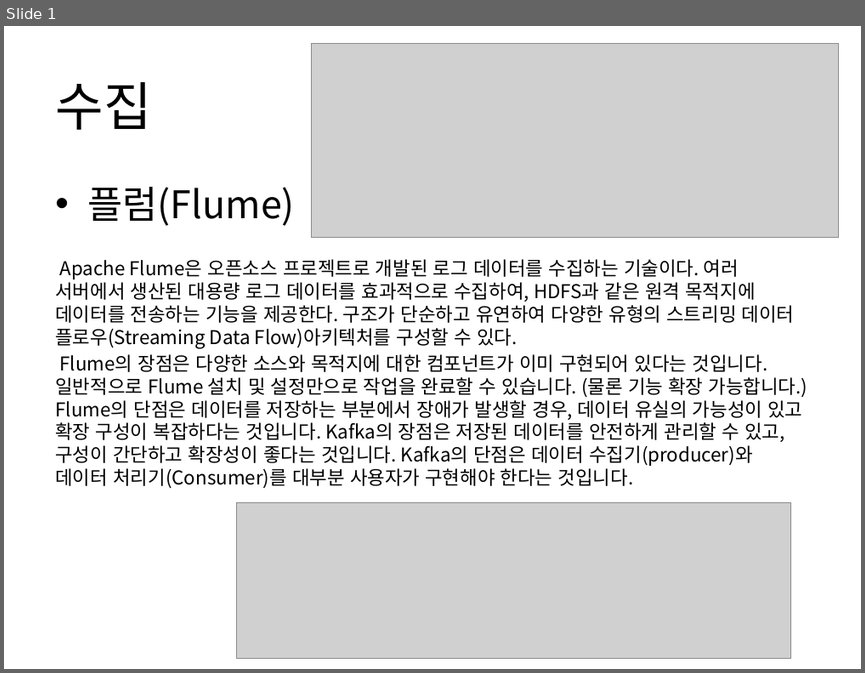
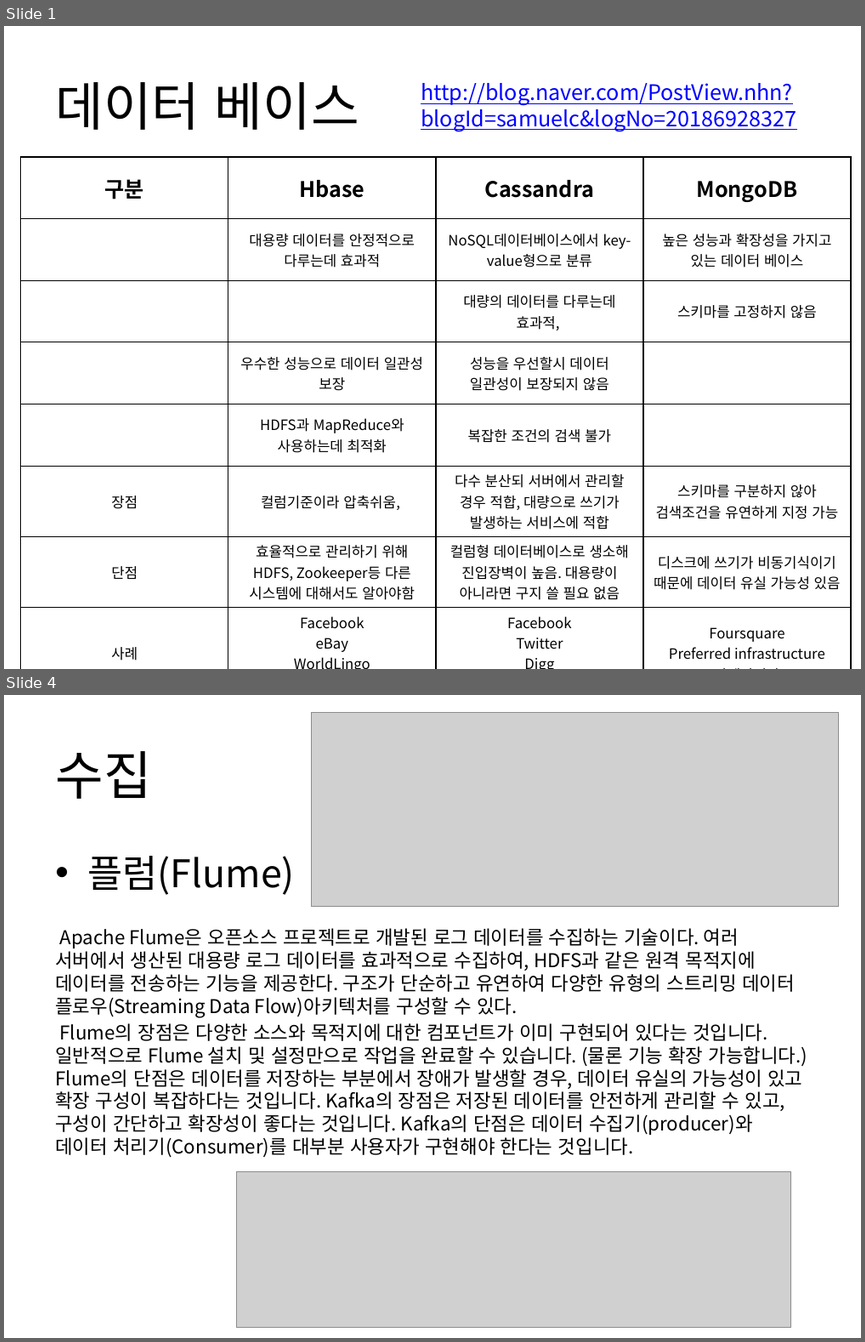
Before and after one commit to Heechul90/BigData_Project, a slide deck: 하둡에코시스템.pptx. Shown one above the other, each under a label of ours: slide 1 before the commit, slides 1 and 4 after it; the slides between them are not shown. The pictures are 865x673 and 865x1342 pixels, drawn with LibreOffice and Linux fonts; fonts in the diff are those of the drawing; grey boxes stand for pictures. Boxes give left, top, right and bottom in pixels: in the first picture for what was removed or moved away, otherwise in the second. Text is boxed around its words. In the diff, an @@ line names an element or a change of style, - is before the commit and + after.

```diff
--- a/하둡에코시스템.pptx
+++ b/하둡에코시스템.pptx
@@ slide 1 added at box(4, 26, 861, 669), background #FFFFFF @@
@@ text added at box(55, 82, 359, 130), 44 pt, text #000000 @@
+데이터 베이스
@@ text added at box(420, 83, 797, 131), 18 pt, text #0000FF, underline @@
+http://blog.naver.com/PostView.nhn?blogId=samuelc&logNo=20186928327
@@ table added at box(21, 157, 851, 667), 8 rows, 4 columns @@
+구분 | Hbase | Cassandra | MongoDB
+ | 대용량 데이터를 안정적으로 다루는데 효과적 | NoSQL데이터베이스에서 key-value형으로 분류 | 높은 성능과 확장성을 가지고 있는 데이터 베이스
+ |  | 대량의 데이터를 다루는데 효과적, | 스키마를 고정하지 않음
+ | 우수한 성능으로 데이터 일관성 보장 | 성능을 우선할시 데이터 일관성이 보장되지 않음 | 
+ | HDFS과 MapReduce와 사용하는데 최적화 | 복잡한 조건의 검색 불가 | 
+장점 | 컬럼기준이라 압축쉬움, | 다수 분산되 서버에서 관리할 경우 적합, 대량으로 쓰기가 발생하는 서비스에 적합 | 스키마를 구분하지 않아 검색조건을 유연하게 지정 가능
+단점 | 효율적으로 관리하기 위해 HDFS, Zookeeper등 다른 시스템에 대해서도 알아야함 | 컬럼형 데이터베이스로 생소해 진입장벽이 높음. 대용량이 아니라면 구지 쓸 필요 없음 | 디스크에 쓰기가 비동기식이기 때문에 데이터 유실 가능성 있음
+사례 | Facebook / eBay / WorldLingo / 분석등의 용도로 Hbase 사용 | Facebook / Twitter / Digg / 쓰기가 많은 서비스에서 사용 | Foursquare / Preferred infrastructure / 아메바피아
@@ what was slide 1 is now slide 4 @@
```
Also in this commit, not shown: 2 other slides added, 1 other file.
